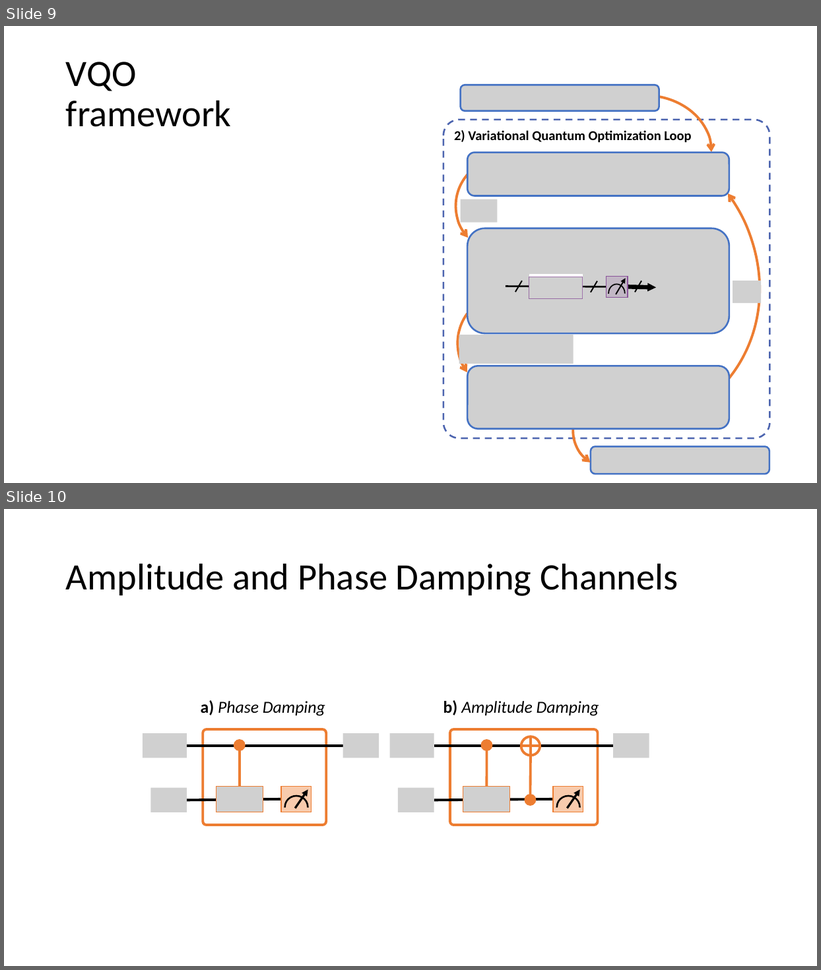
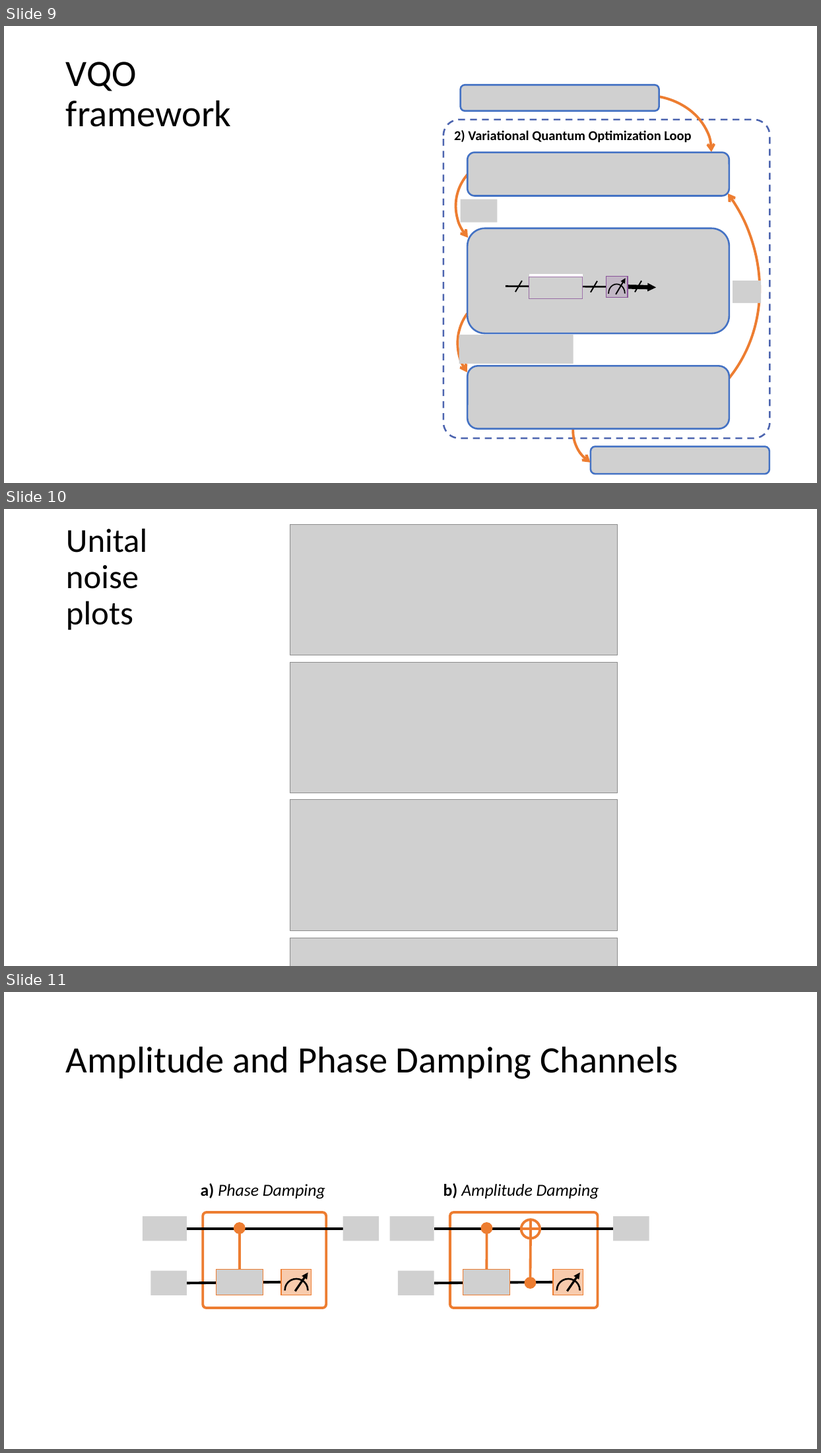
Before and after one commit to ChitambarLab/vqo-nonlocality-noisy-quantum-networks, a slide deck: vqo_noisy_nonlocality_quantum_networks.pptx. Shown one above the other, each under a label of ours: slides 9 and 10 before the commit, slides 9, 10 and 11 after it. The pictures are 821x970 and 821x1453 pixels, drawn with LibreOffice and Linux fonts; fonts in the diff are those of the drawing; grey boxes stand for pictures. Boxes give left, top, right and bottom in pixels: in the first picture for what was removed or moved away, otherwise in the second. Text is boxed around its words. In the diff, an @@ line names an element or a change of style, - is before the commit and + after.

```diff
--- a/vqo_noisy_nonlocality_quantum_networks.pptx
+++ b/vqo_noisy_nonlocality_quantum_networks.pptx
@@ slide 10 added at <box>4,509,817,966</box>, background #FFFFFF @@
@@ title added at <box>66,528,147,630</box>, 39.6 pt, text #000000 @@
+Unital noise plots
@@ picture added at <box>290,524,618,655</box> @@
@@ picture added at <box>290,662,618,793</box> @@
@@ picture added at <box>290,800,618,931</box> @@
@@ picture added at <box>290,938,618,966</box> @@
@@ what was slide 10 is now slide 11 @@
```
Also in this commit, not shown: 1 slide changed, 2 other slides added, 55 other files.
